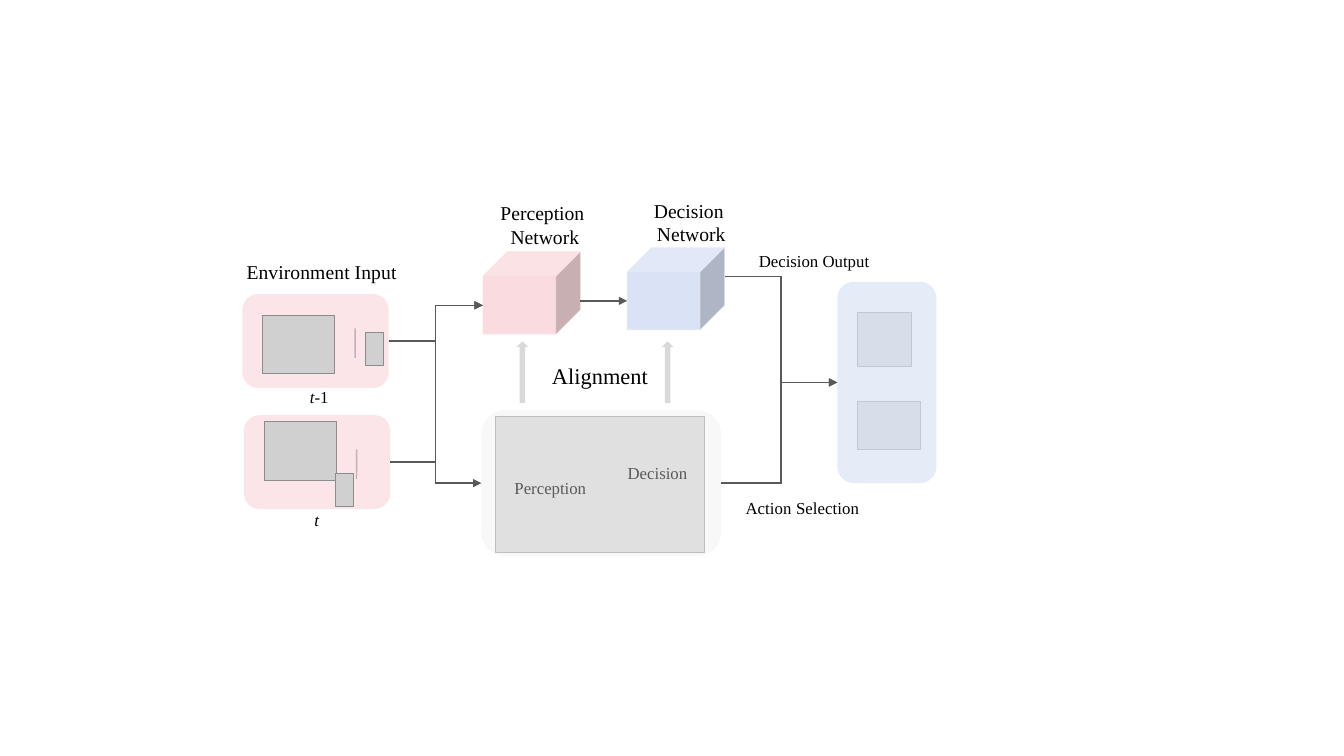
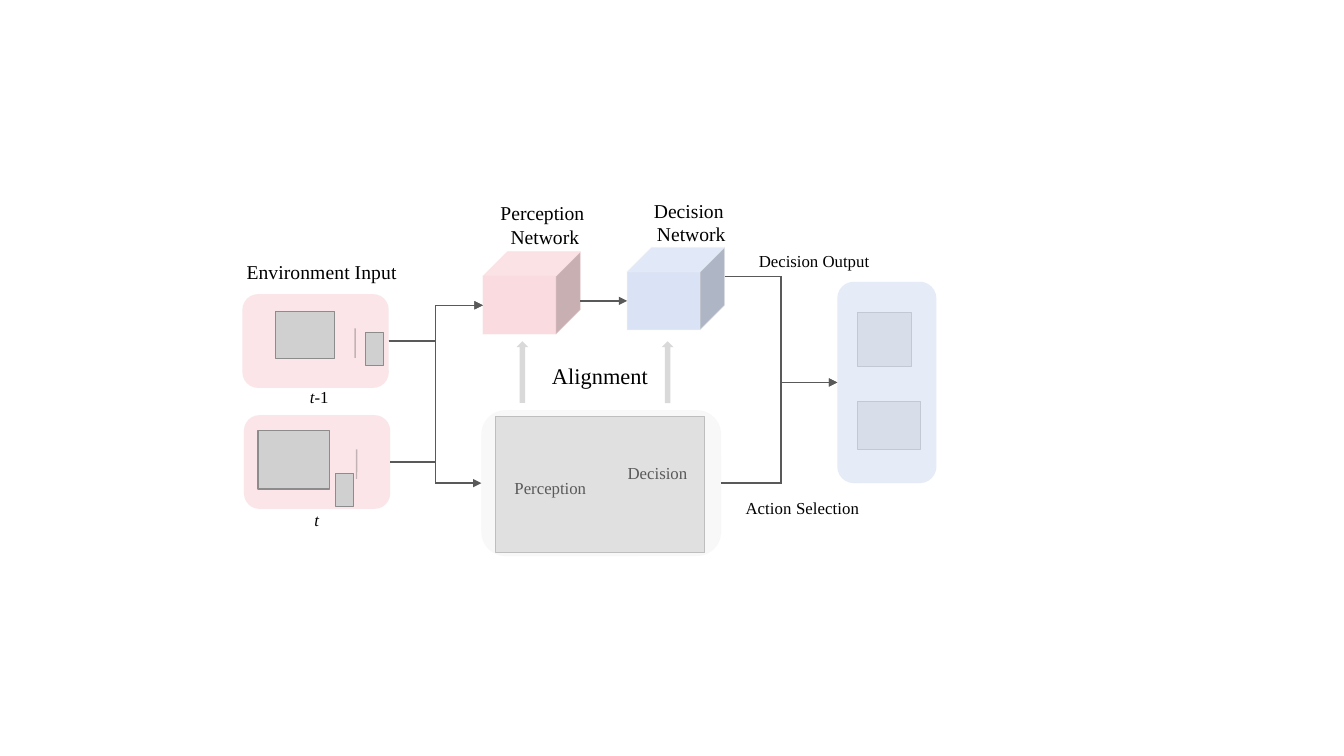
Before and after one commit to OpenHUTB/CILv2_multiview, a slide deck: slide 1 of latex/fig/brain_inspired.pptx. Drawn at 1344x756 pixels with LibreOffice and Linux fonts; fonts in the diff are those of the drawing; grey boxes stand for pictures; background and template pictures are left out. Boxes give left, top, right and bottom in pixels: in the first picture for what was removed or moved away, otherwise in the second. Text is boxed around its words. In the diff, an @@ line names an element or a change of style, - is before the commit and + after.

```diff
--- a/latex/fig/brain_inspired.pptx
+++ b/latex/fig/brain_inspired.pptx
@@ picture: place and size @@
-picture at bbox=[263, 316, 335, 374]
+picture at bbox=[276, 312, 335, 359]
@@ picture: place and size @@
-picture at bbox=[264, 422, 336, 481]
+picture at bbox=[258, 431, 330, 489]
```
Also in this commit, not shown: 1 other slide changed, 2 other files.
